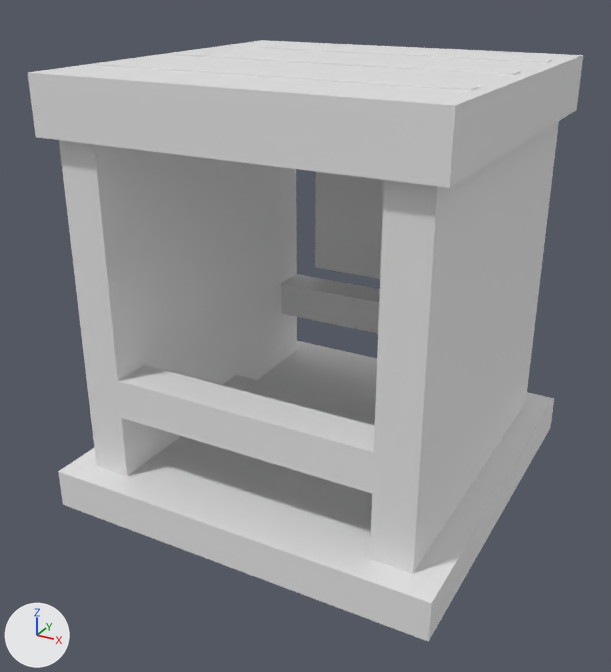
The OBJ model neoforge/src/main/resources/assets/hdfv/models/block/machine/engine_stand.obj: old version first, new version second.
The view is the same before and after, from a camera (50 mm lens) standing at (1.368, -2.186, 1.194) and looking at (0.487, -0.584, 0.393). Lighting does not change. The marker at lower left points along +X, +Y and +Z. The older version comes first. Materials are left out; every surface is plain grey. Where no turn or scale is listed for an object, it has been applied to the vertices.

The first picture shows 'engine_stand'.
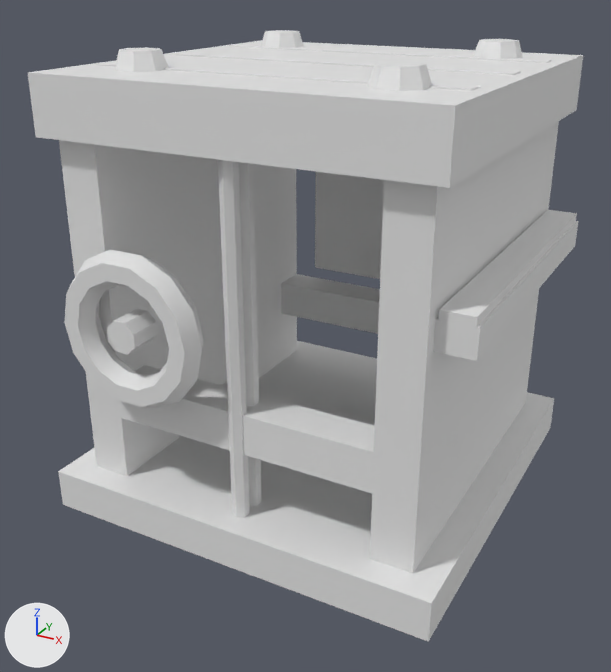
Where the change shows, as pixel boxes (x1, y1, x2, y2) in the pictures (611 x 672 px):
'engine_stand', reshaped: before (28, 40, 583, 642); after (28, 30, 583, 642)
part 1 of me_engine_stand, added: after (261, 30, 304, 48)
part 2 of me_engine_stand, added: after (115, 47, 168, 72)
part 3 of me_engine_stand, added: after (473, 39, 523, 59)
part 4 of me_engine_stand, added: after (367, 61, 432, 91)
part 5 of me_engine_stand, added: after (433, 221, 578, 361)
part 6 of me_engine_stand, added: after (439, 210, 577, 327)
part 7 of me_engine_stand, added: after (107, 309, 158, 355)
part 8 of me_engine_stand, added: after (64, 249, 204, 409)
part 9 of me_engine_stand, added: after (238, 162, 262, 506)
part 10 of me_engine_stand, added: after (218, 160, 250, 517)

The change, as a list of edits to the scene's bpy script:
```text
Change me_engine_stand:
    used by ob_engine_stand; location = (0.0, 0.0, 0.0)
    remove me_engine_stand.from_pydata(...)  # 92 vertices, 71 faces; spans x 0.031..0.969, y -0.969..-0.031, z 0.0..1.003
    add me_engine_stand.from_pydata(...)  # 318 vertices, 277 faces; spans x 0.031..0.988, y -0.987..-0.031, z 0.0..1.038
    me_engine_stand part 1: a new loose piece, an 8-sided cut cone along z (radius 0.056 at the low end, 0.044 at the high end) spanning x 0.167..0.271, y -0.271..-0.167, z 1.0..1.038
    me_engine_stand part 2: a new loose piece, an 8-sided cut cone along z (radius 0.056 at the low end, 0.044 at the high end) spanning x 0.167..0.271, y -0.833..-0.729, z 1.0..1.038
    me_engine_stand part 3: a new loose piece, an 8-sided cut cone along z (radius 0.056 at the low end, 0.044 at the high end) spanning x 0.729..0.833, y -0.271..-0.167, z 1.0..1.038
    me_engine_stand part 4: a new loose piece, an 8-sided cut cone along z (radius 0.056 at the low end, 0.044 at the high end) spanning x 0.729..0.833, y -0.833..-0.729, z 1.0..1.038
    me_engine_stand part 5: a new loose piece, a box spanning x 0.906..0.988, y -0.875..-0.125, z 0.562..0.625
    me_engine_stand part 6: a new loose piece, a box spanning x 0.913..0.981, y -0.875..-0.125, z 0.625..0.644
    me_engine_stand part 7: a new loose piece, an 8-sided cylinder along y spanning x 0.247..0.316, y -0.987..-0.912, z 0.465..0.535
    me_engine_stand part 8: a new loose piece of 84 vertices spanning x 0.106..0.456, y -0.982..-0.918, z 0.329..0.671
    me_engine_stand part 9: a new loose piece of 23 vertices spanning x 0.473..0.527, y -0.931..-0.831, z 0.094..0.913
    me_engine_stand part 10: a new loose piece of 23 vertices spanning x 0.473..0.527, y -0.919..-0.819, z 0.094..0.913
```
